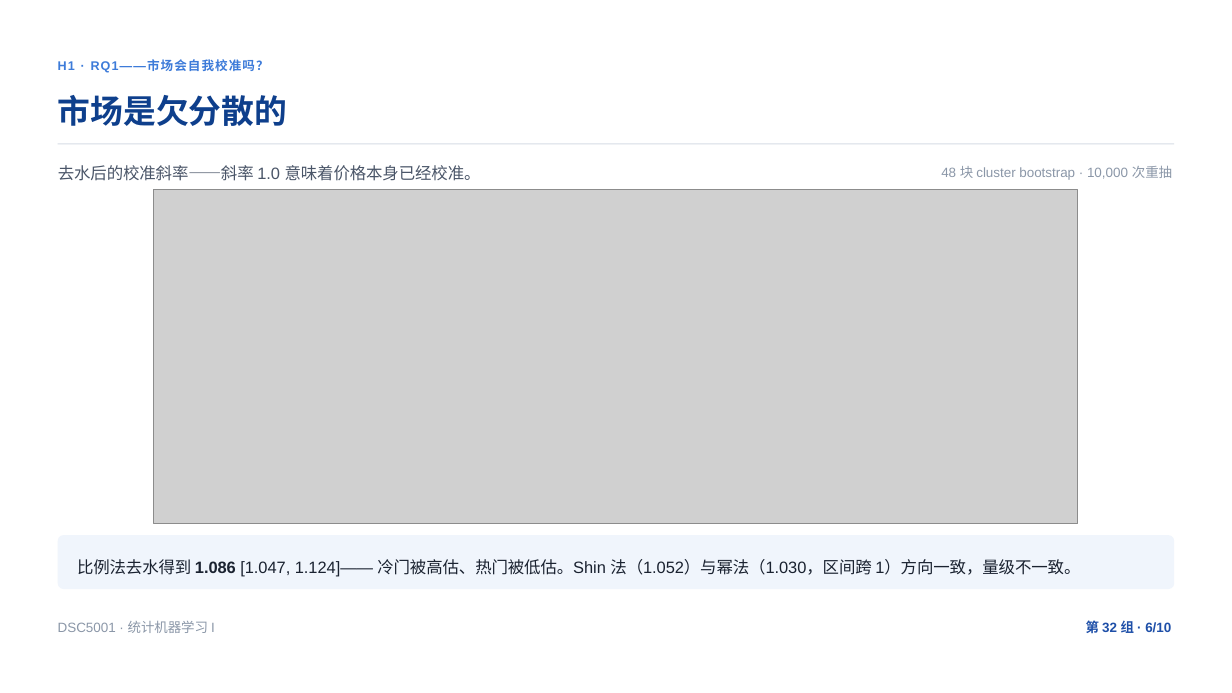
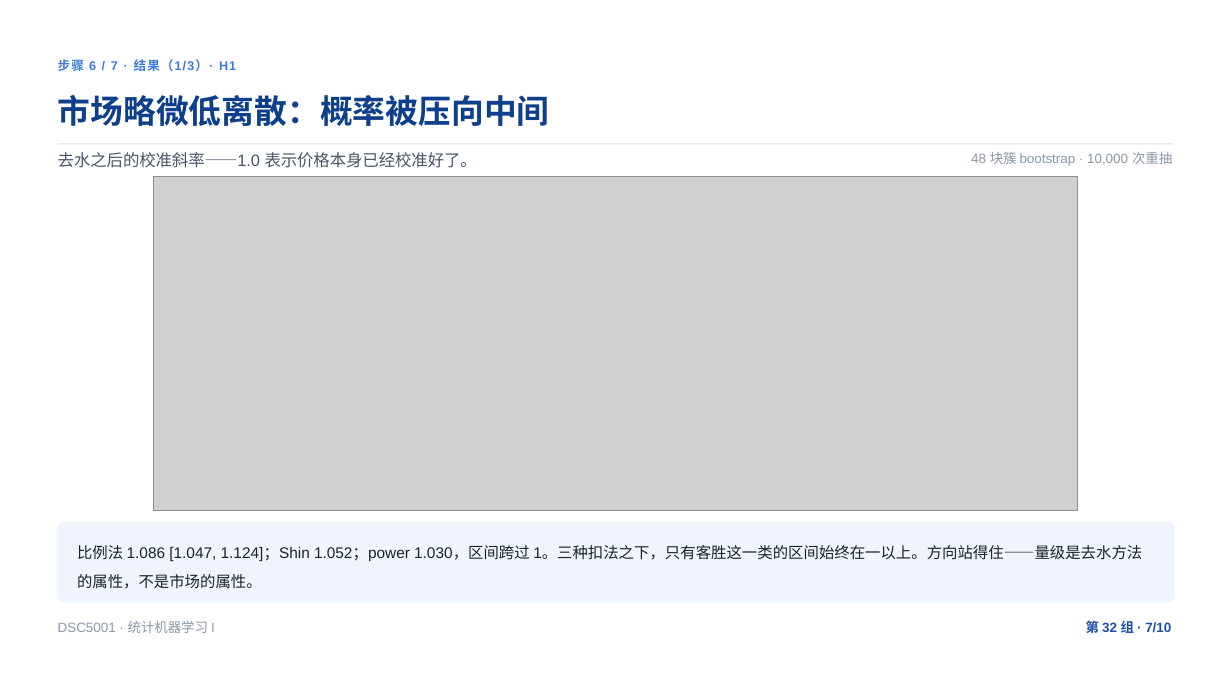
Before and after one commit to XHH-Coco/Football-Calibration, a slide deck: slide 7 of products/slides/Market-Audit/Market-Audit-CN.pptx (slide 6 before the commit). Drawn at 1232x693 pixels with LibreOffice and Linux fonts; fonts in the diff are those of the drawing; grey boxes stand for pictures. Boxes give left, top, right and bottom in pixels: in the first picture for what was removed or moved away, otherwise in the second. Text is boxed around its words. In the diff, an @@ line names an element or a change of style, - is before the commit and + after.

```diff
--- a/products/slides/Market-Audit/Market-Audit-CN.pptx
+++ b/products/slides/Market-Audit/Market-Audit-CN.pptx
@@ text at <box>58,59,236,73</box>: text changed @@
-H1 · RQ1——市场会自我校准吗？
+步骤 6 / 7 · 结果（1/3）· H1
@@ text at <box>58,95,550,126</box>: text changed @@
-市场是欠分散的
+市场略微低离散：概率被压向中间
@@ text at <box>58,152,477,168</box>: text changed @@
-去水后的校准斜率——斜率 1.0 意味着价格本身已经校准。
+去水之后的校准斜率——1.0 表示价格本身已经校准好了。
@@ picture: place and size @@
-picture at <box>154,189,1079,523</box>
+picture at <box>154,177,1079,510</box>
@@ text at <box>971,152,1172,166</box>: text changed @@
-48 块 cluster bootstrap · 10,000 次重抽
+48 块簇 bootstrap · 10,000 次重抽
@@ rounded rectangle: place and size @@
-rounded rectangle at <box>57,535,1174,589</box>
+rounded rectangle at <box>57,522,1174,604</box>
@@ rounded rectangle at <box>57,522,1174,604</box>: proportions changed @@
@@ text at <box>77,545,1142,589</box>: text changed; size 12.8 to 12 pt @@
-比例法去水得到 1.086 [1.047, 1.124]—— 冷门被高估、热门被低估。Shin 法（1.052）与幂法（1.030，区间跨 1）方向一致，量级不一致。
+比例法 1.086 [1.047, 1.124]；Shin 1.052；power 1.030，区间跨过 1。三种扣法之下，只有客胜这一类的区间始终在一以上。方向站得住——量级是去水方法的属性，不是市场的属性。
@@ text at <box>1086,618,1171,636</box>: text changed @@
-第 32 组 · 6/10
+第 32 组 · 7/10
```
Also in this commit, not shown: 7 other slides changed, 1 slide added, 1 slide removed, 48 other files.
